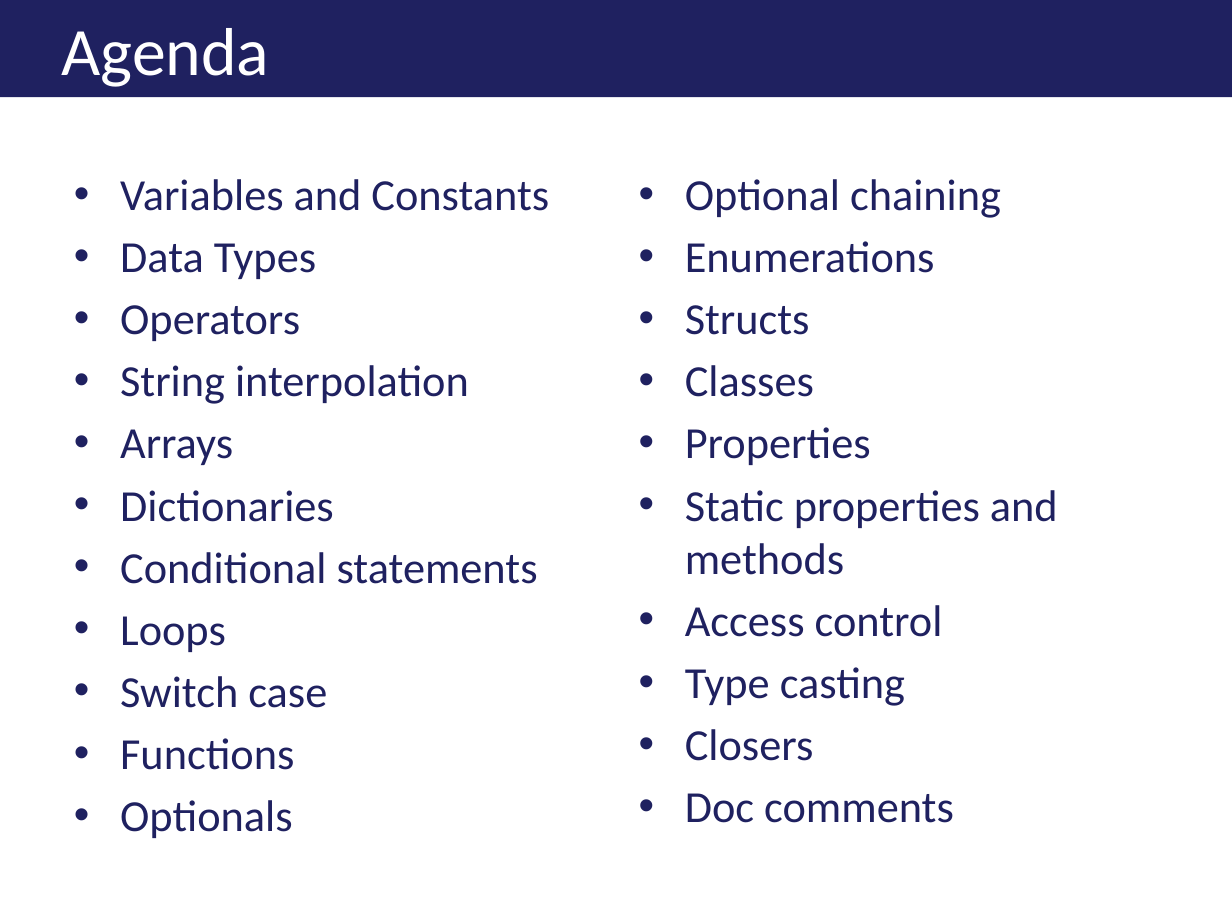
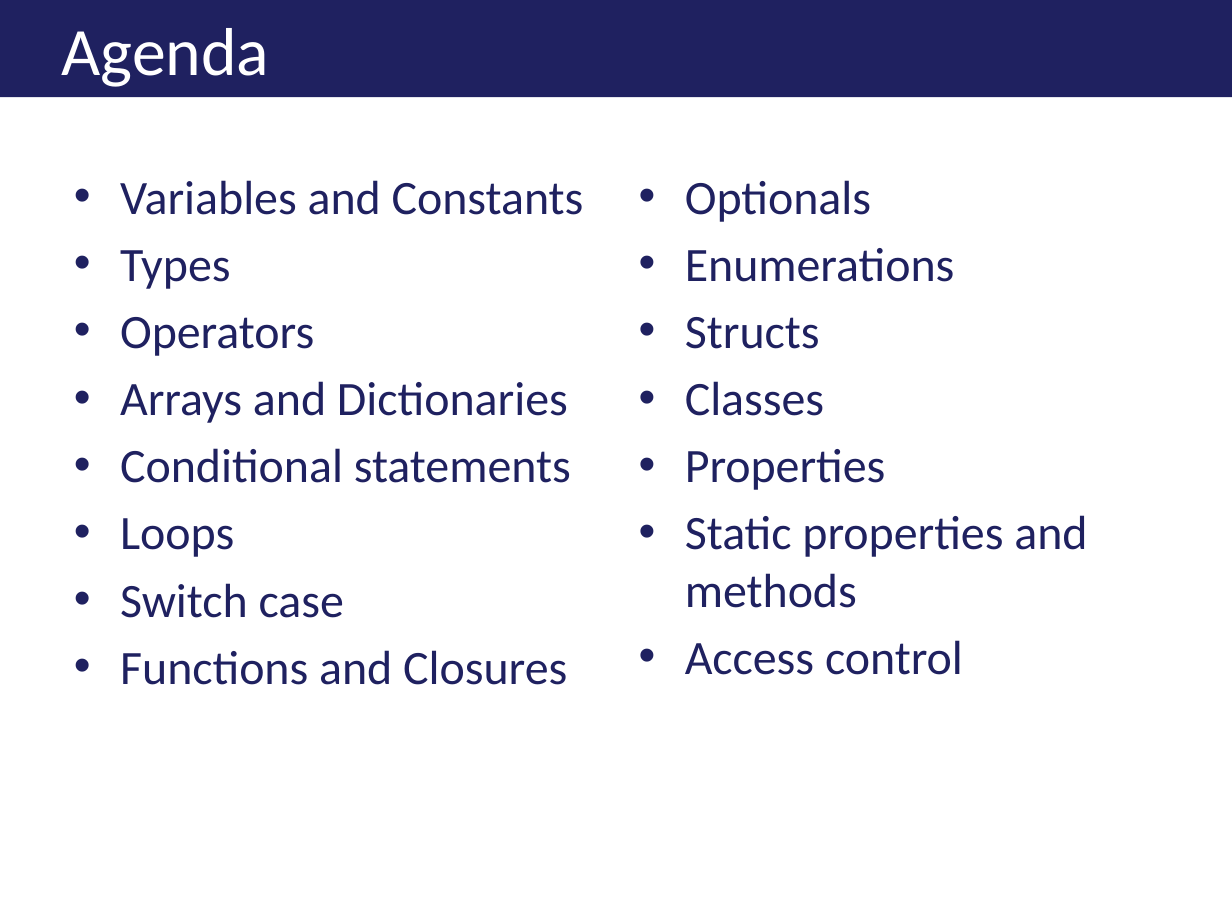
Before and after one commit to jkwuc89/Presentations, a slide deck: slide 3 of A Swift Introduction to Swift.pptx (slide 2 before the commit). Drawn at 1232x924 pixels with LibreOffice and Linux fonts; fonts in the diff are those of the drawing; background and template pictures are left out. Boxes give left, top, right and bottom in pixels: in the first picture for what was removed or moved away, otherwise in the second. Text is boxed around its words. In the diff, an @@ line names an element or a change of style, - is before the commit and + after.

```diff
--- a/A Swift Introduction to Swift.pptx
+++ b/A Swift Introduction to Swift.pptx
@@ text at box(120, 180, 584, 618): size 25.9 to 28 pt in "Variables and Constants", "Operators", "Conditional statements", "Loops" and 1 more places @@
@@ text at box(685, 180, 871, 222): text changed; size 25.9 to 28 pt @@
-• Optional chaining
+• Optionals
@@ text at box(120, 250, 230, 289): text changed; size 25.9 to 28 pt @@
-• Data Types
+• Types
@@ text at box(685, 248, 1087, 675): size 25.9 to 28 pt in "Enumerations", "Structs", "Classes", "Properties" and 2 more places @@
@@ text at box(120, 381, 568, 423): text changed; size 25.9 to 28 pt @@
-• String interpolation
-• Arrays
-• Dictionaries
+• Arrays and Dictionaries
@@ text at box(120, 650, 567, 685): text changed; size 25.9 to 28 pt @@
-• Functions
-• Optionals
+• Functions and Closures
@@ text at box(685, 667, 954, 823): paragraphs removed @@
-• Type casting
-• Closers
-• Doc comments
```
Also in this commit, not shown: 1 slide added.
